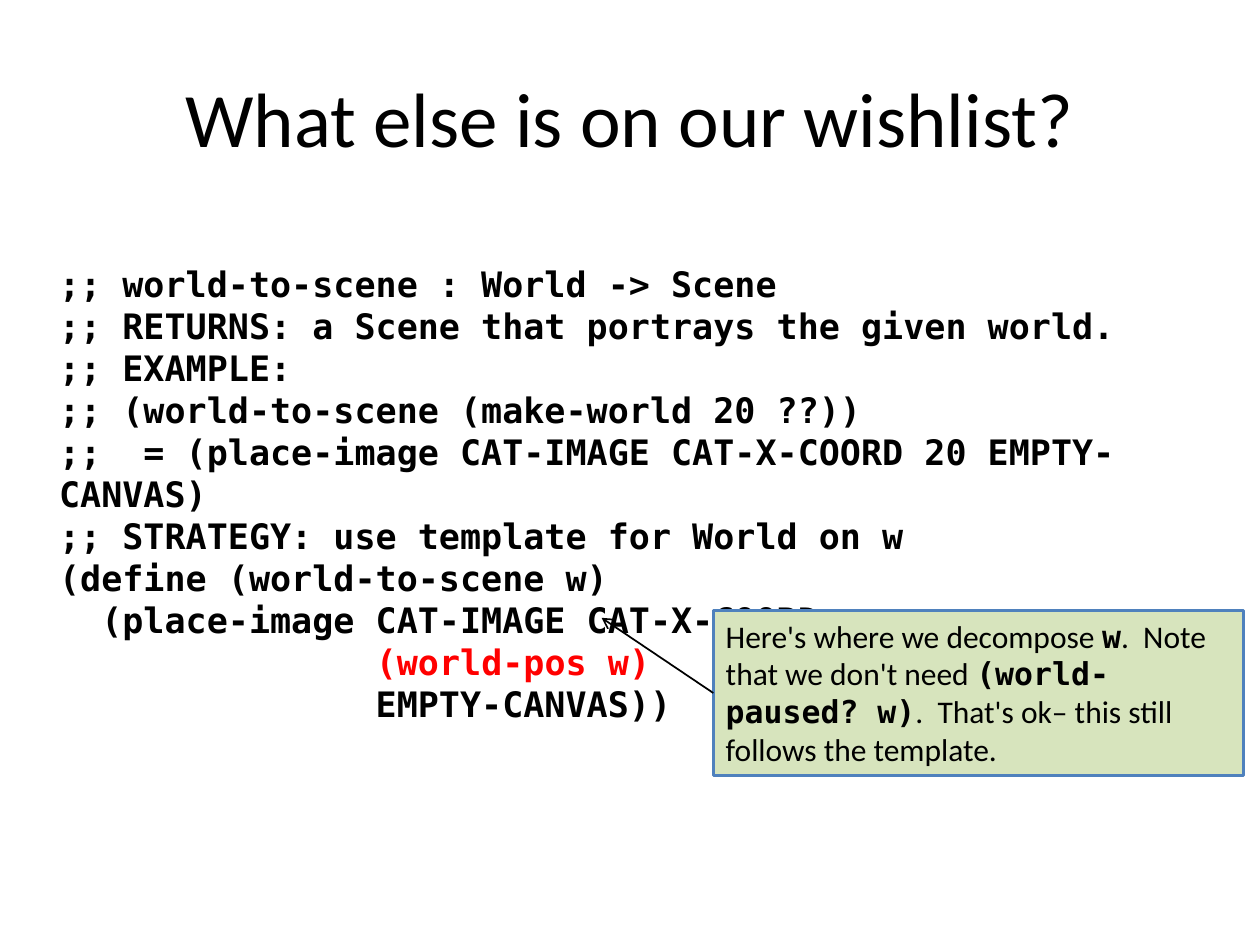
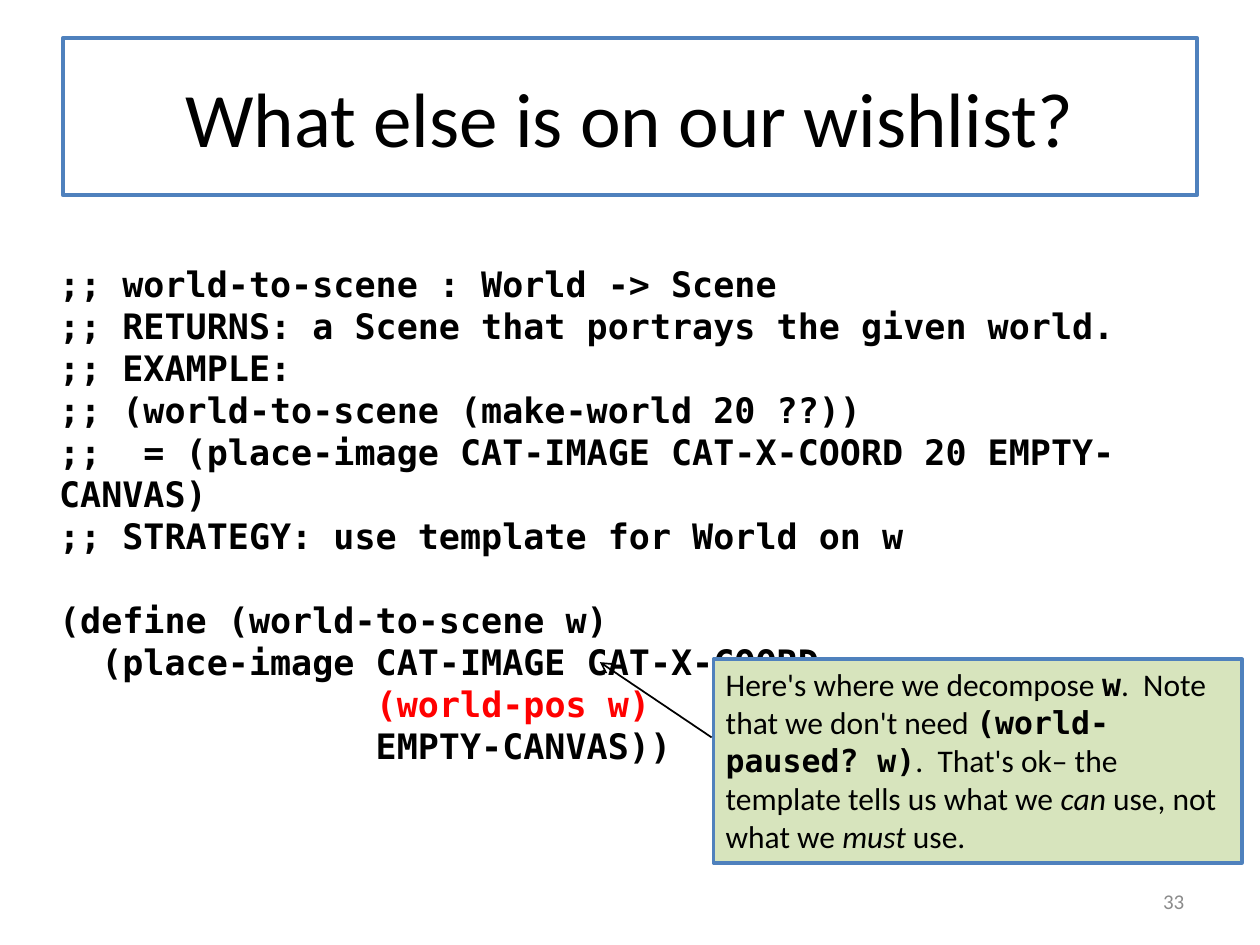
Before and after one commit to mwand/cs5010f16, a slide deck: slide 33 of Slides/Lesson 3.1 Introduction to Universe Programs.pptx (slide 32 before the commit). Drawn at 1260x945 pixels with LibreOffice and Linux fonts; fonts in the diff are those of the drawing. Boxes give left, top, right and bottom in pixels: in the first picture for what was removed or moved away, otherwise in the second. Text is boxed around its words. In the diff, an @@ line names an element or a change of style, - is before the commit and + after.

```diff
--- a/Slides/Lesson 3.1 Introduction to Universe Programs.pptx
+++ b/Slides/Lesson 3.1 Introduction to Universe Programs.pptx
@@ title "What else is on our ..." resized from (x1=185, y1=93, x2=1073, y2=148) to (x1=63, y1=38, x2=1197, y2=195) @@
@@ title "What else is on our ..." at (x1=63, y1=38, x2=1197, y2=195): fill none to #FFFFFF; outline none to #4F81BD 2.25 pt @@
@@ text ";; world-to-scene : World -> ..." rewrapped from (x1=59, y1=270, x2=1115, y2=683) to (x1=59, y1=270, x2=1115, y2=725) @@
@@ rectangle "Here's where we decompose w. ..." resized from (x1=713, y1=610, x2=1244, y2=775) to (x1=713, y1=659, x2=1242, y2=863) @@
@@ arrow moved from (713, 693) - (601, 617) to (712, 737) - (600, 663) @@
@@ text in rectangle at (x1=726, y1=674, x2=1217, y2=849): text changed @@
-Here's where we decompose w. Note that we don't need (world-paused? w). That's ok– this still follows the template.
+Here's where we decompose w. Note that we don't need (world-paused? w). That's ok– the template tells us what we can use, not what we must use.
@@ page number added at (x1=1163, y1=895, x2=1184, y2=909), 12 pt, text #8C8C8C @@
+33
```
Also in this commit, not shown: 40 other slides changed, 1 slide added, 10 other files.
